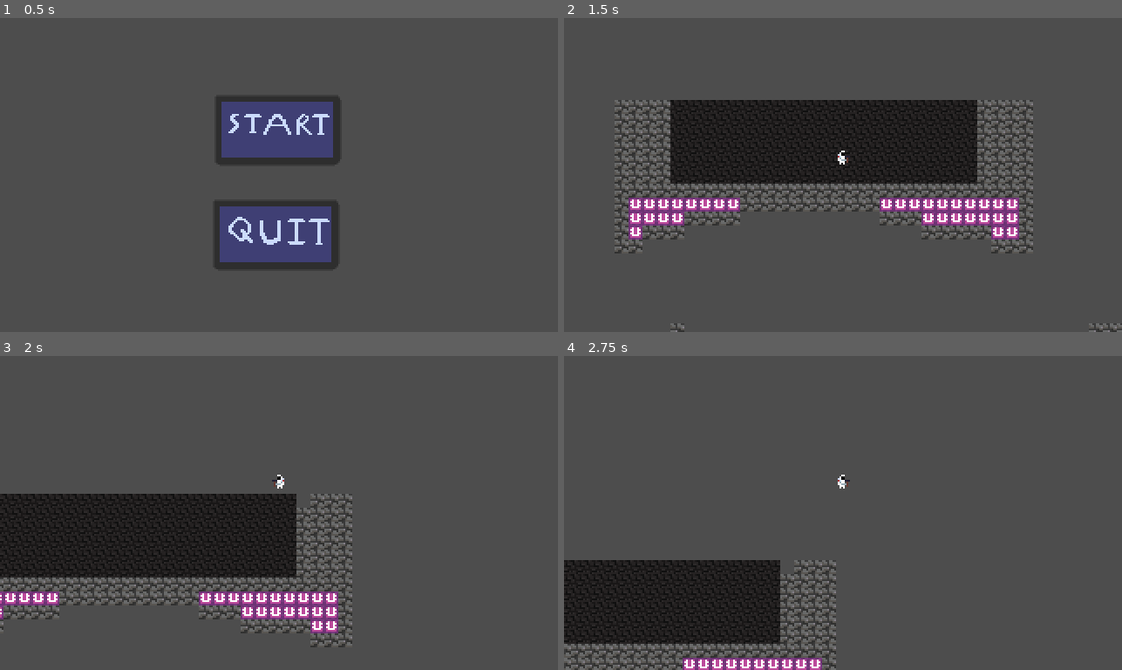
Above: before the commit, frames 1-4 (two rows, left to right).
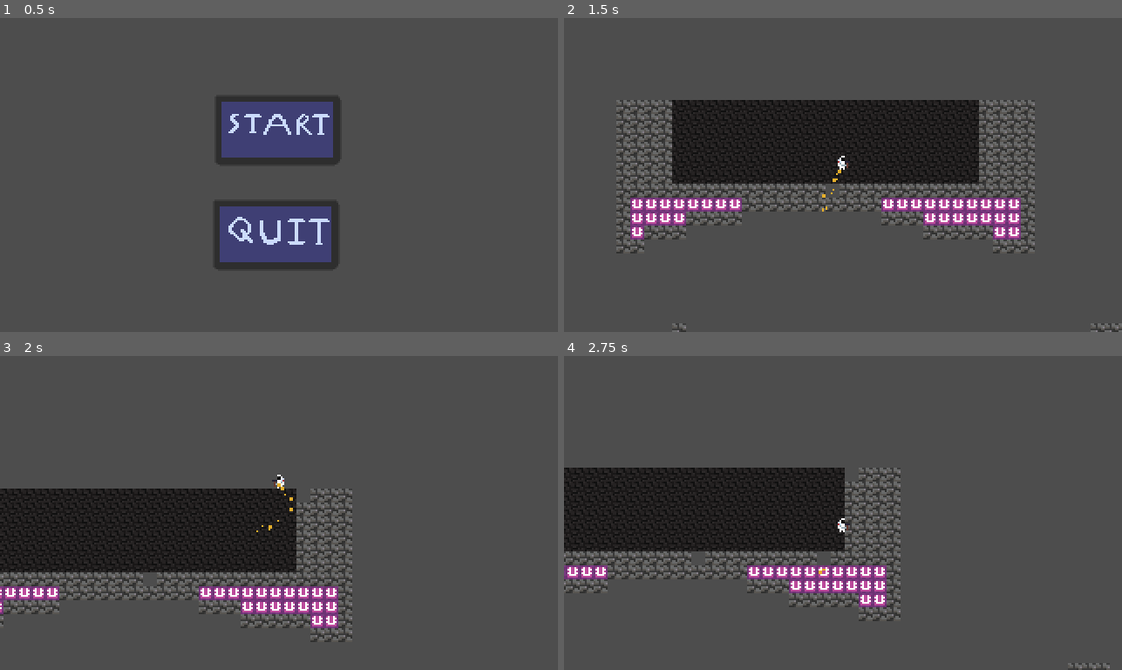
Above: after the commit, the same moments.

Repository: Larrycoder12/THM_Prod
Game: Godot game, scene res://scenes/main_menu.tscn
Same seed, same stepped clock (60 frames per second), same inputs: the game is played once before the commit and once after it.
Inputs (mouse positions are in pixels of both pictures, inside the frame that each line leads up to):
- Up to frame 1 (0.5 s): no input
- Up to frame 2 (1.5 s): click (843, 131) at 0.5 s; tap Enter at 1.25 s; hold Right (right) from 1.28 s (still down); hold W (up) from 1.28 s (still down); tap Space (dash) at 1.35 s
- Up to frame 3 (2 s): keep holding Right (right); keep holding W (up)
- Up to frame 4 (2.75 s): keep holding Right (right); release W (up) at 2.03 s; tap W (up) at 2.1, 2.27, 2.57 s; tap Space (dash) at 2.3 s

Frame 1 is identical in both runs. In frame 2, 7.4% of the frame differs, in the area x 9-100%, y 26-100%; in frame 3, 9.5%; in frame 4, 31%, in the area x 0-98%, y 35-100%.

Commit message:
Added flame particles for the jetpack

Diff:
--- /dev/null
+++ b/scenes/flame.tscn
@@ -0,0 +1,18 @@
+[gd_scene format=3 uid="uid://r0yxxa3mgjoh"]
+
+[ext_resource type="Script" uid="uid://dcdgyfoff2xkj" path="res://scripts/flame.gd" id="1_ktous"]
+
+[node name="Flame" type="Node2D" unique_id=1650887905]
+script = ExtResource("1_ktous")
+
+[node name="CPUParticles2D" type="CPUParticles2D" parent="." unique_id=1158314941]
+amount = 15
+lifetime = 0.2
+direction = Vector2(0, 1)
+spread = 12.86
+gravity = Vector2(0, 0)
+initial_velocity_min = 75.4
+initial_velocity_max = 115.08
+scale_amount_min = 0.0
+scale_amount_max = 2.0
+color = Color(0.89974374, 0.6888134, 0.16958779, 1)
--- a/scenes/player.tscn
+++ b/scenes/player.tscn
@@ -2,6 +2,7 @@
 
 [ext_resource type="Script" uid="uid://di04s4nrt7yos" path="res://scripts/player.gd" id="1_3vyb7"]
 [ext_resource type="Texture2D" uid="uid://bvtk6ll1lkmcp" path="res://assets/player.png" id="2_g2els"]
+[ext_resource type="PackedScene" uid="uid://r0yxxa3mgjoh" path="res://scenes/flame.tscn" id="3_qhqgy"]
 
 [sub_resource type="CapsuleShape2D" id="CapsuleShape2D_qhqgy"]
 radius = 2.0
@@ -19,3 +20,6 @@
 
 [node name="Camera2D" type="Camera2D" parent="." unique_id=966553553]
 drag_vertical_enabled = true
+
+[node name="Flame" parent="." unique_id=1650887905 instance=ExtResource("3_qhqgy")]
+position = Vector2(0, 1)
--- /dev/null
+++ b/scripts/flame.gd
@@ -0,0 +1,17 @@
+extends Node2D
+
+var rng = RandomNumberGenerator.new()
+
+# Called when the node enters the scene tree for the first time.
+func _ready() -> void:
+	pass # Replace with function body.
+
+
+# Called every frame. 'delta' is the elapsed time since the previous frame.
+func _process(delta: float) -> void:
+	if Input.is_action_pressed("up"):
+		$CPUParticles2D.emitting = true
+		var sway = rng.randi_range(-100, 100)
+		$CPUParticles2D.gravity.x = sway
+	else:
+		$CPUParticles2D.emitting = false
--- a/scripts/player.gd
+++ b/scripts/player.gd
@@ -12,6 +12,7 @@
 const SLAM_VELOCITY = 300
 
 var tile_health = {}
+var slamming = false
 const GRAVITY = 400
 
 func _physics_process(delta: float) -> void:
@@ -19,24 +20,30 @@
 
 	if not is_on_floor():
 		velocity.y += GRAVITY * delta
+	if is_on_floor():
+		slamming = false
 
-	if Input.is_action_pressed("up"):
-		velocity.y = JETPACK_VELOCITY
 
-	if Input.is_action_pressed("left"):
-		if velocity.x > -1 * MAX_VELOCITY:
-			velocity.x -= ACCELERATION * delta
-	elif Input.is_action_pressed("right"):
-		if velocity.x < MAX_VELOCITY:
-			velocity.x += ACCELERATION * delta
-	else:
-		velocity.x = move_toward(velocity.x, 0, ACCELERATION * delta)
+	if not slamming:
 
-	if Input.is_action_just_pressed("dash"):
-		if is_on_floor():
-			velocity.x += sign(velocity.x) * SLAM_VELOCITY
+		if Input.is_action_pressed("up"):
+			velocity.y = JETPACK_VELOCITY
+
+		if Input.is_action_pressed("left"):
+			if velocity.x > -1 * MAX_VELOCITY:
+				velocity.x -= ACCELERATION * delta
+		elif Input.is_action_pressed("right"):
+			if velocity.x < MAX_VELOCITY:
+				velocity.x += ACCELERATION * delta
 		else:
-			velocity.y += SLAM_VELOCITY
+			velocity.x = move_toward(velocity.x, 0, ACCELERATION * delta)
+
+		if Input.is_action_just_pressed("dash"):
+			if is_on_floor():
+				velocity.x += sign(velocity.x) * SLAM_VELOCITY
+			else:
+				velocity.y += SLAM_VELOCITY
+				slamming = true
 
 	if velocity.x < 0:
 		$Sprite2D.flip_h = true
Binary file added: assets/space-background.png
Not shown, added: assets/space-background.png.import
Renamed: selling_minigame.tscn -> scenes/selling_minigame.tscn
Not shown, added: scripts/flame.gd.uid
